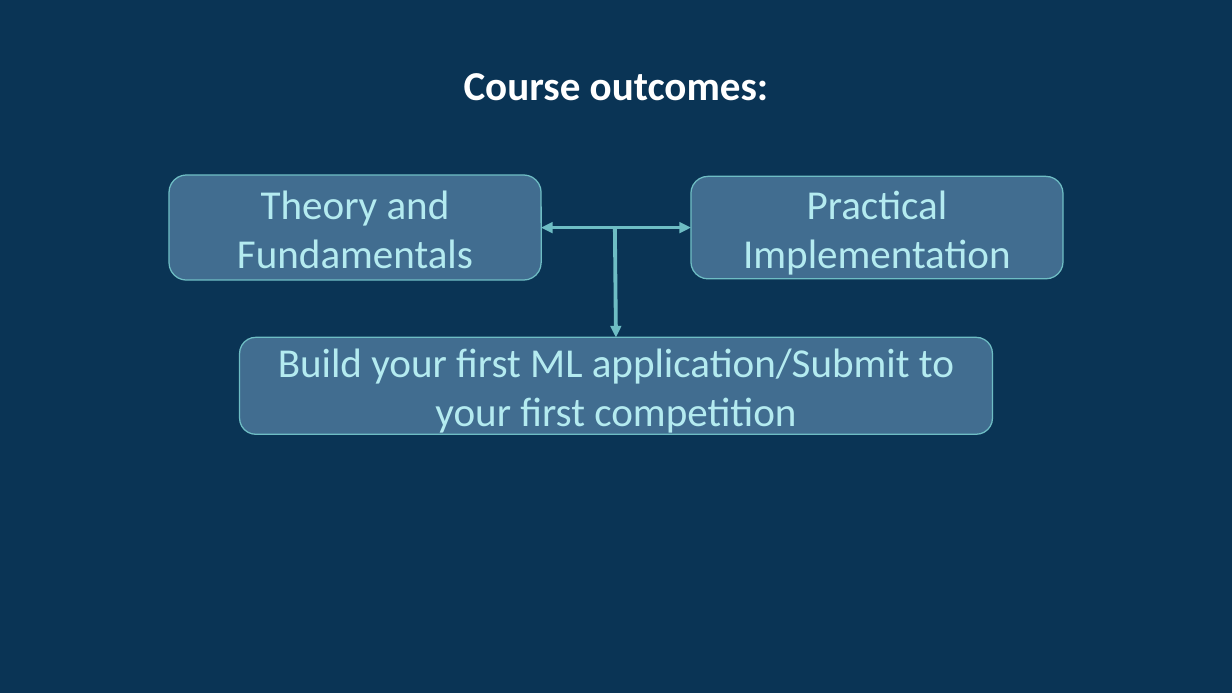
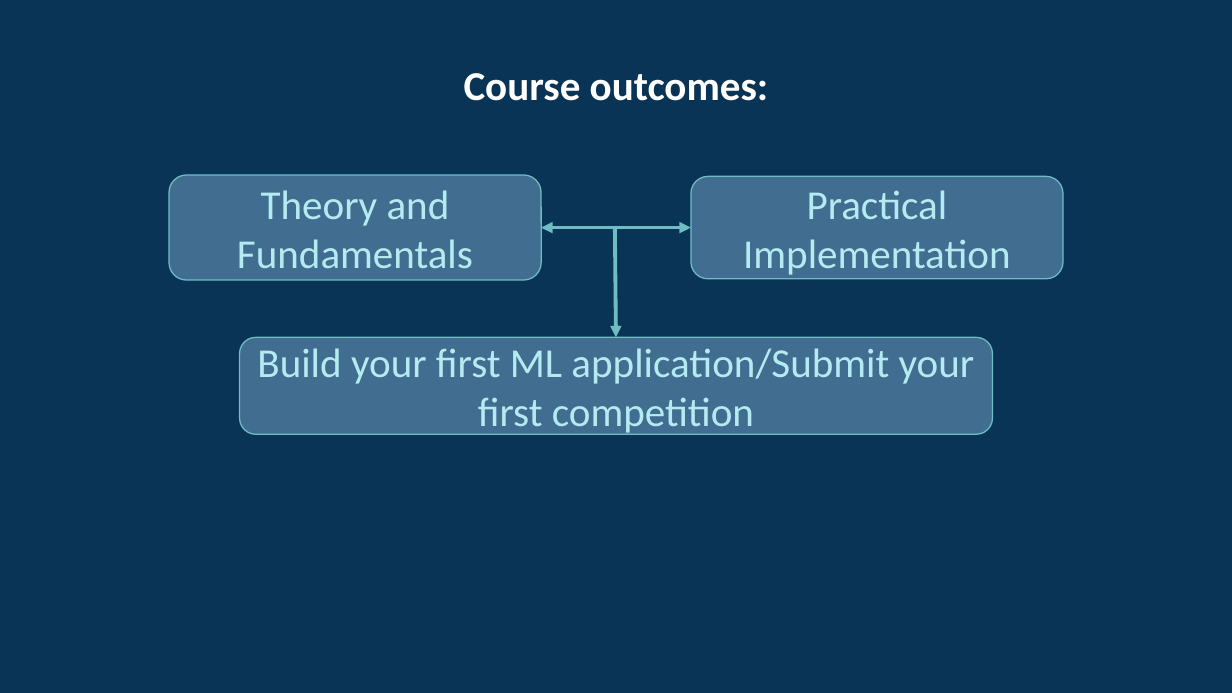
Before and after one commit to ohamed/ML-Training, a slide deck: slide 8 of pptx/00_Intro+to+Course.pptx. Drawn at 1232x693 pixels with LibreOffice and Linux fonts; fonts in the diff are those of the drawing; background and template pictures are left out. Boxes give left, top, right and bottom in pixels: in the first picture for what was removed or moved away, otherwise in the second. Text is boxed around its words. In the diff, an @@ line names an element or a change of style, - is before the commit and + after.

```diff
--- a/pptx/00_Intro+to+Course.pptx
+++ b/pptx/00_Intro+to+Course.pptx
@@ text in rounded rectangle at <box>257,348,975,437</box>: text changed @@
-Build your first ML application/Submit to your first competition
+Build your first ML application/Submit your first competition
```
Also in this commit, not shown: 1 other slide changed, 1 other file.
